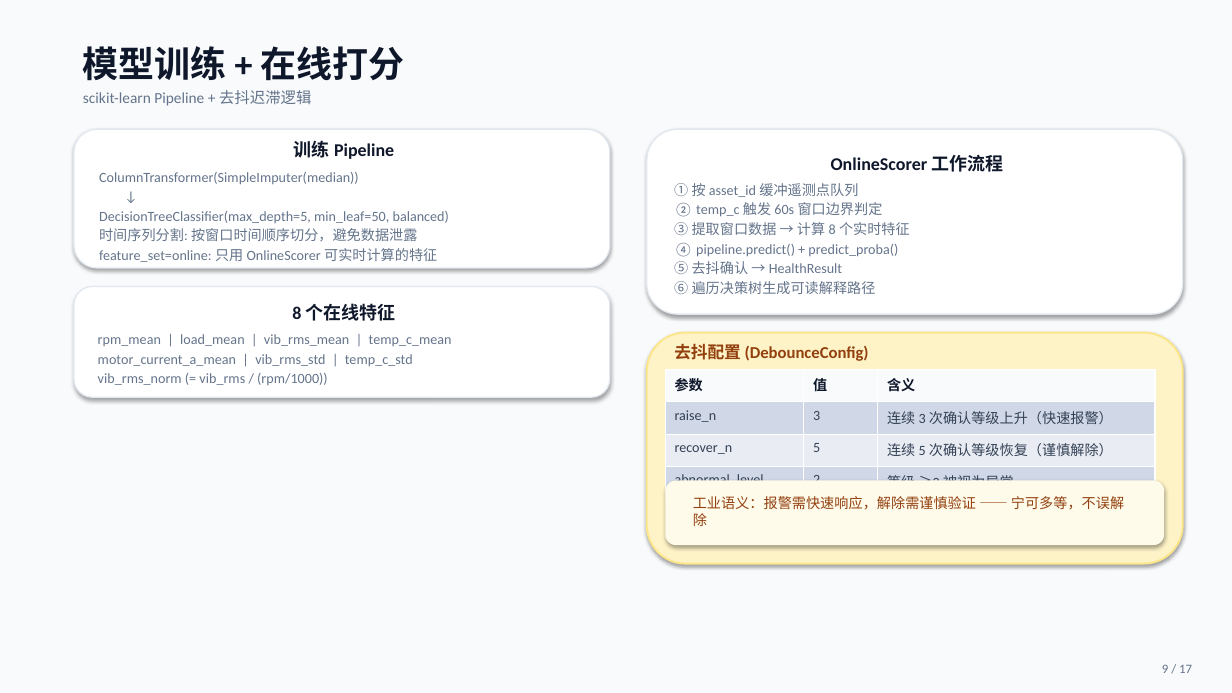
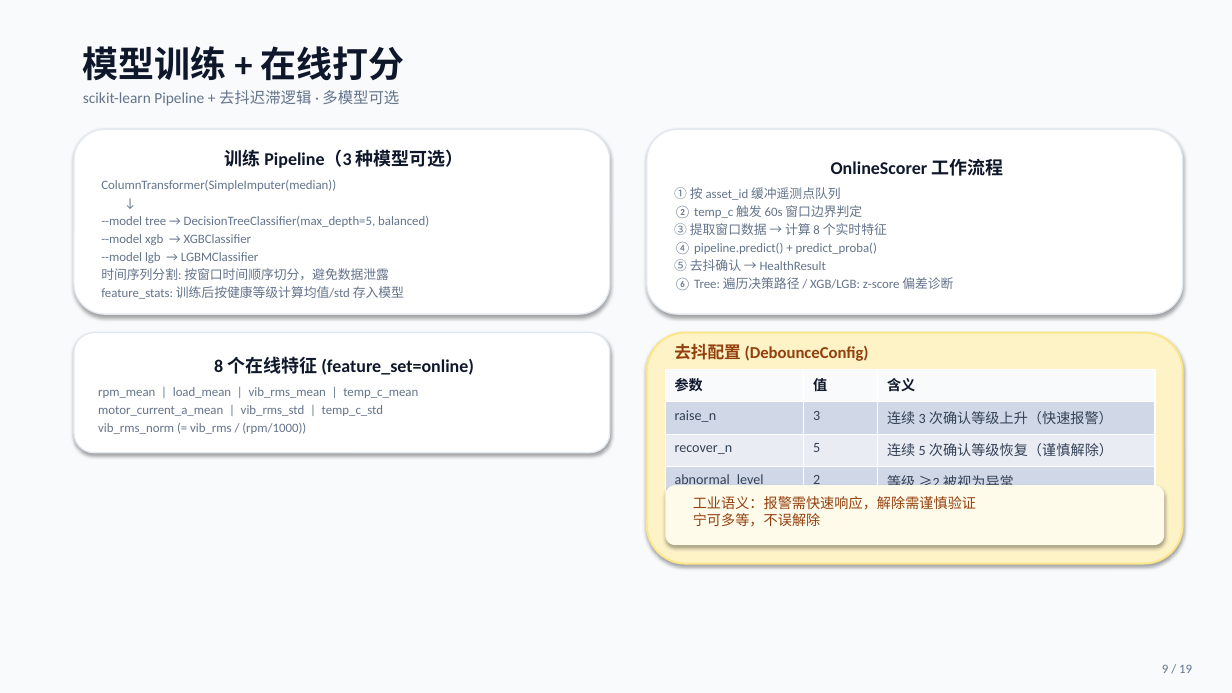
Before and after one commit to Huaiyue-sy/Equipment-Health-Assessment-System, a slide deck: slide 9 of doc/iHealthSim.pptx. Drawn at 1232x693 pixels with LibreOffice and Linux fonts; fonts in the diff are those of the drawing. Boxes give left, top, right and bottom in pixels: in the first picture for what was removed or moved away, otherwise in the second. Text is boxed around its words. In the diff, an @@ line names an element or a change of style, - is before the commit and + after.

```diff
--- a/doc/iHealthSim.pptx
+++ b/doc/iHealthSim.pptx
@@ text at (83, 90, 399, 106): text changed @@
-scikit-learn Pipeline + 去抖迟滞逻辑
+scikit-learn Pipeline + 去抖迟滞逻辑 · 多模型可选
@@ rounded rectangle "训练 Pipeline（3 种模型可选）": place and size @@
-rounded rectangle "训练 Pipeline（3 种模型可选）" at (74, 129, 610, 268)
+rounded rectangle "训练 Pipeline（3 种模型可选）" at (74, 129, 610, 314)
@@ text in rounded rectangle at (224, 149, 464, 168): text changed @@
-训练 Pipeline
+训练 Pipeline（3 种模型可选）
@@ text in rounded rectangle at (101, 180, 389, 280): size 11 to 10 pt in "ColumnTransformer(SimpleImputer(median))", "↓", "时间序列分割: 按窗口时间顺序切分，避免数据泄露" @@
@@ text in rounded rectangle at (674, 187, 887, 271): size 11 to 10 pt in "① 按 asset_id 缓冲遥测点队列", "② temp_c 触发 60s 窗口边界判定", "③ 提取窗口数据 → 计算 8 个实时特征", "④ pipeline.predict() + predict_proba()" and 1 more places @@
@@ text in rounded rectangle at (101, 216, 429, 263): text changed; size 11 to 10 pt @@
-DecisionTreeClassifier(max_depth=5, min_leaf=50, balanced)
+--model tree → DecisionTreeClassifier(max_depth=5, balanced)
+--model xgb → XGBClassifier
+--model lgb → LGBMClassifier
@@ text in rounded rectangle at (101, 286, 404, 299): text changed; size 11 to 10 pt @@
-feature_set=online: 只用 OnlineScorer 可实时计算的特征
+feature_stats: 训练后按健康等级计算均值/std 存入模型
@@ text in rounded rectangle at (674, 277, 953, 290): text changed; size 11 to 10 pt @@
-⑥ 遍历决策树生成可读解释路径
+⑥ Tree: 遍历决策路径 / XGB/LGB: z-score 偏差诊断
@@ rounded rectangle "8 个在线特征 (feature_set=online)": place and size @@
-rounded rectangle "8 个在线特征 (feature_set=online)" at (74, 287, 610, 397)
+rounded rectangle "8 个在线特征 (feature_set=online)" at (74, 333, 610, 453)
@@ text in rounded rectangle at (214, 356, 474, 375): text changed @@
-8 个在线特征
+8 个在线特征 (feature_set=online)
@@ text in rounded rectangle at (98, 387, 418, 434): size 11 to 10 pt in "rpm_mean | load_mean | vib_rms_mean | temp_c_mean", "motor_current_a_mean | vib_rms_std | temp_c_std", "vib_rms_norm (= vib_rms / (rpm/1000))" @@
@@ rounded rectangle: place and size @@
-rounded rectangle at (665, 481, 1165, 545)
+rounded rectangle at (665, 485, 1165, 545)
@@ text at (693, 496, 976, 527): text changed @@
-工业语义：报警需快速响应，解除需谨慎验证 —— 宁可多等，不误解除
+工业语义：报警需快速响应，解除需谨慎验证
+宁可多等，不误解除
@@ text at (1162, 664, 1192, 673): text changed @@
-9 / 17
+9 / 19
```
Also in this commit, not shown: 15 other slides changed, 3 slides added, 1 slide removed, 6 other files.
